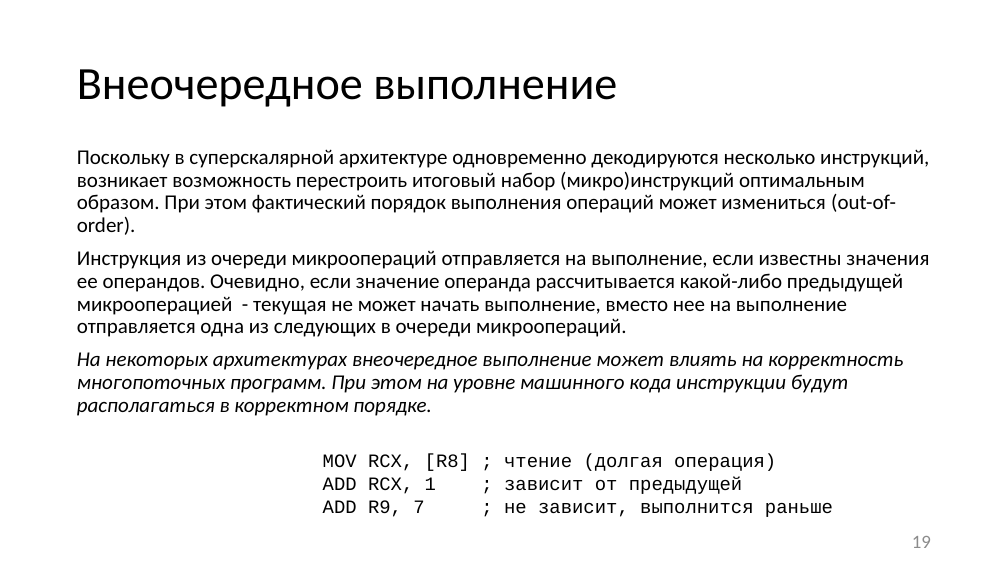
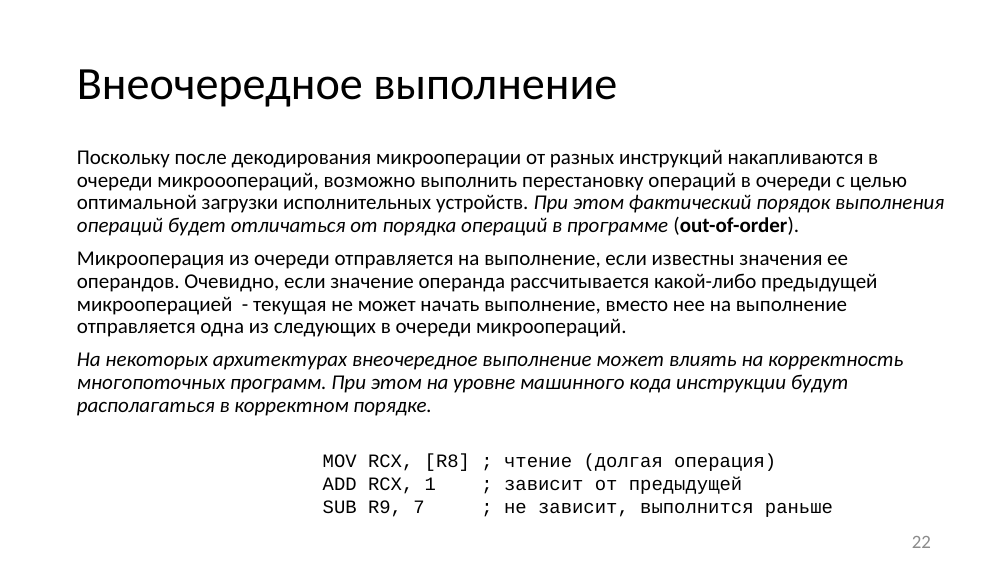
Before and after one commit to itsecd/low-level-programming, a slide deck: slide 22 of Lectures/7.Microarchitecture/Lecture7.pptx (slide 19 before the commit). Drawn at 1008x567 pixels with LibreOffice and Linux fonts; fonts in the diff are those of the drawing. Boxes give left, top, right and bottom in pixels: in the first picture for what was removed or moved away, otherwise in the second. Text is boxed around its words. In the diff, an @@ line names an element or a change of style, - is before the commit and + after.

```diff
--- a/Lectures/7.Microarchitecture/Lecture7.pptx
+++ b/Lectures/7.Microarchitecture/Lecture7.pptx
@@ text at <box>77,149,944,337</box>: text changed @@
-Поскольку в суперскалярной архитектуре одновременно декодируются несколько инструкций, возникает возможность перестроить итоговый набор (микро)инструкций оптимальным образом. При этом фактический порядок выполнения операций может измениться (out-of-order).
-Инструкция из очереди микроопераций отправляется на выполнение, если известны значения ее операндов. Очевидно, если значение операнда рассчитывается какой-либо предыдущей микрооперацией - текущая не может начать выполнение, вместо нее на выполнение отправляется одна из следующих в очереди микроопераций.
+Поскольку после декодирования микрооперации от разных инструкций накапливаются в очереди микрооопераций, возможно выполнить перестановку операций в очереди с целью оптимальной загрузки исполнительных устройств. При этом фактический порядок выполнения операций будет отличаться от порядка операций в программе (out-of-order).
+Микрооперация из очереди отправляется на выполнение, если известны значения ее операндов. Очевидно, если значение операнда рассчитывается какой-либо предыдущей микрооперацией - текущая не может начать выполнение, вместо нее на выполнение отправляется одна из следующих в очереди микроопераций.
@@ text at <box>323,500,833,517</box>: text changed @@
-ADD R9, 7 ; не зависит, выполнится раньше
+SUB R9, 7 ; не зависит, выполнится раньше
@@ page number at <box>912,536,931,548</box>: text changed @@
-19
+22
```
Also in this commit, not shown: 16 other slides changed, 6 slides added, 1 slide removed, 11 other files.
